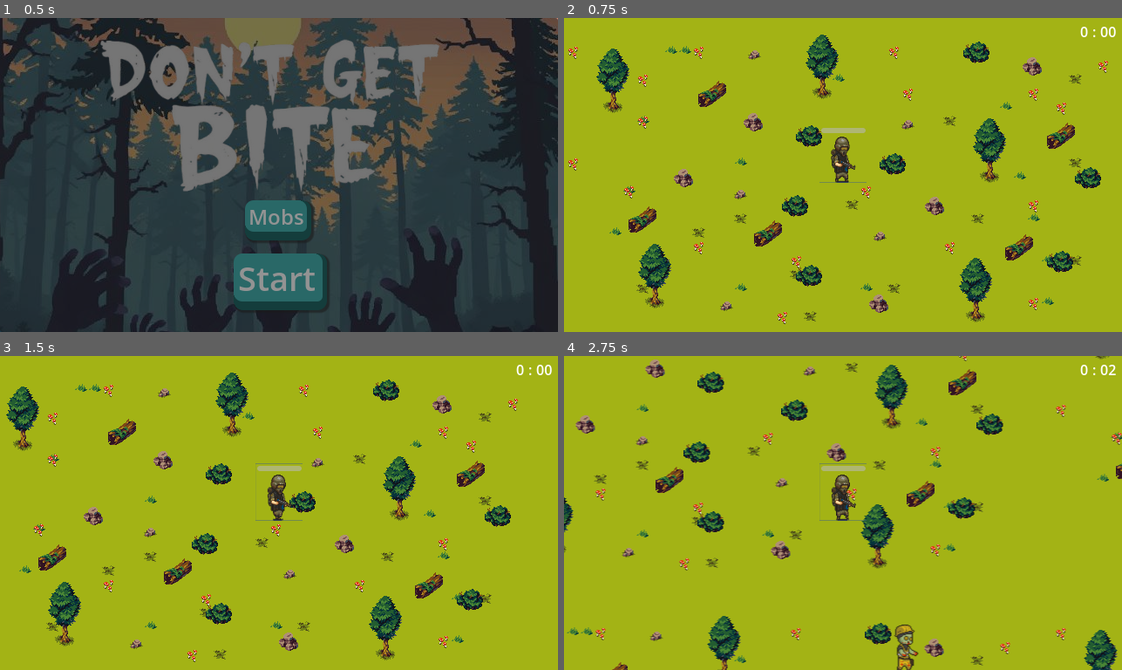
Above: before the commit, frames 1-4 (two rows, left to right).
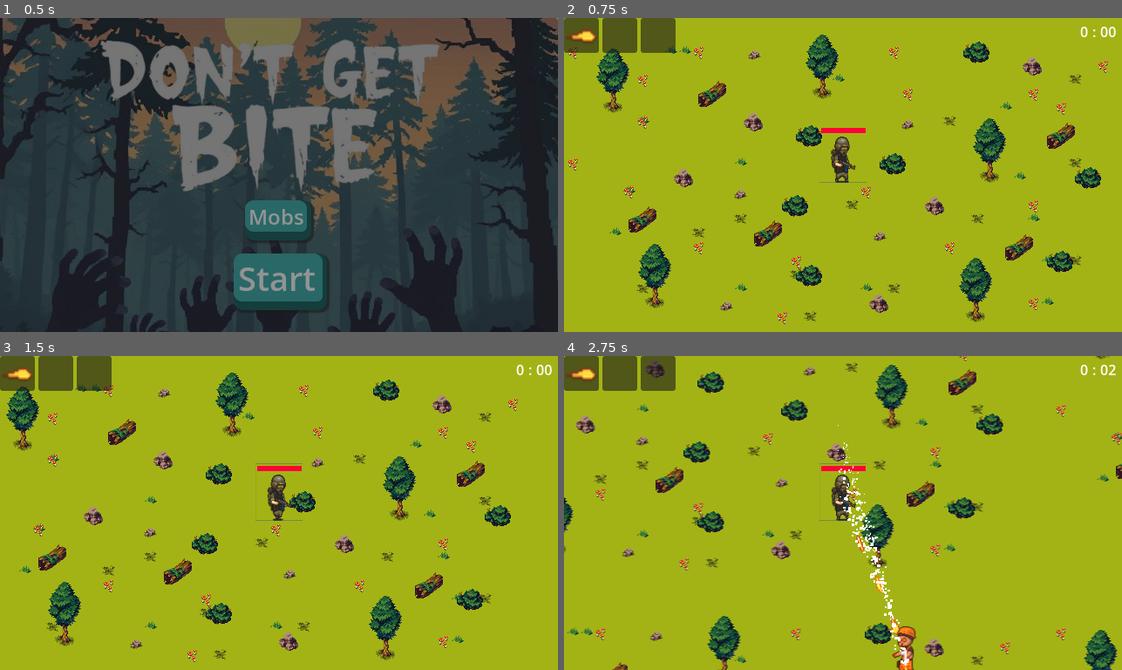
Above: after the commit, the same moments.

Repository: AlvaroNegrin/Dont-get-bite-PGL
Game: Godot game, scene res://scenes/main_menu.tscn
Same seed, same stepped clock (60 frames per second), same inputs: the game is played once before the commit and once after it.
Inputs:
- Up to frame 1 (0.5 s): no input
- Up to frame 2 (0.75 s): click "Start" at 0.5 s
- Up to frame 3 (1.5 s): hold D (right) from 1.28 s (still down)
- Up to frame 4 (2.75 s): release D (right) at 2.03 s; hold S (down) from 2.03 s (still down)

Frame 1 is identical in both runs. In frame 2, 2.2% of the frame differs, in the area x 0-55%, y 0-37%; in frame 3, 2.2%; in frame 4, 3.2%, in the area x 0-64%, y 0-100%.

Commit message:
feat: Add projectile system and health and death system to the mobs

Diff:
--- a/components/mob/mob.gd
+++ b/components/mob/mob.gd
@@ -1,10 +1,20 @@
 extends CharacterBody2D
 
 @export var player_reference : CharacterBody2D
+@onready var mob_sprite : Sprite2D = $Sprite2D
+var damage_popup_node = preload("res://scenes/damage.tscn")
 var direction : Vector2
 const SPEED: float = 75
 var damage : float
 var knockback : Vector2
+var separation: float
+
+var health : float:
+	set(value):
+		health = value
+		if health <= 0:
+			queue_free()
+
 var elite : bool = false:
 	set(value):
 		elite = value
@@ -12,23 +22,56 @@
 			$Sprite2D.material = load("res://components/Shaders/rainbow.tres")
 			scale = Vector2(1.5,1.5)
 			damage = damage * 3
+			health = health * 3
 
 var type : Mob:
 	set (value):
 		type = value
 		$Sprite2D.texture = value.texture
 		damage = value.damage
+		health = value.health
+
+func _physics_process(delta: float) -> void:
+	check_separation(delta)
+	knockback_update(delta)
+	update_sprite_direction()
 
 
-func _physics_process(delta: float) -> void:
-	var separation = (player_reference.position - position).length()
+func check_separation(_delta):
+	separation = (player_reference.position - position).length()
 	if separation >= 500 and not elite:
 		queue_free()
+	if separation < player_reference.nearest_enemy_distance:
+		player_reference.nearest_enemy = self
 
-	velocity = (player_reference.position -position).normalized() * SPEED
+
+func knockback_update(delta):
+	direction = (player_reference.position -position).normalized() * SPEED
 	knockback = knockback.move_toward(Vector2.ZERO, 1)
-	velocity += knockback
+	velocity = direction + knockback
 	var collider = move_and_collide(velocity * delta)
 	if collider:
 		collider.get_collider().knockback = (collider.get_collider().global_position -
 		global_position).normalized() * 50
+
+func update_sprite_direction():
+	if direction.x > 0:
+		mob_sprite.flip_h = false
+	elif direction.x < 0:
+		mob_sprite.flip_h = true
+
+func damage_popup(amount):
+	var popup = damage_popup_node.instantiate()
+	popup.text = str(amount)
+	popup.position = position + Vector2(-50,-25)
+	get_tree().current_scene.add_child(popup)
+
+func take_damage(amount):
+
+	var tween = get_tree().create_tween()
+	tween.tween_property($Sprite2D, "modulate", Color(3, 0.25, 0.25), 0.2)
+	tween.chain().tween_property($Sprite2D, "modulate", Color(1, 1, 1), 0.2)
+	tween.bind_node(self)
+
+	damage_popup(amount)
+	health -= amount
--- a/components/player/player.gd
+++ b/components/player/player.gd
@@ -17,10 +17,19 @@
 		health = value
 		%Health.value = value
 
+var nearest_enemy : CharacterBody2D
+var nearest_enemy_distance : float = INF
+
 func _ready() -> void:
 	animated_sprite.play(current_animation)
 
 func _physics_process(delta: float) -> void:
+	if is_instance_valid(nearest_enemy):
+		nearest_enemy_distance = nearest_enemy.separation
+		print(nearest_enemy.name)
+	else:
+		nearest_enemy_distance = INF
+
 	velocity = Input.get_vector("left", "right", "up", "down") * speed
 	move_and_collide(velocity * delta)
 
@@ -44,7 +53,6 @@
 func _on_self_damage_body_entered(body: Node2D) -> void:
 	take_damage(body.damage)
 
-
 func _on_timer_timeout() -> void:
 	%Collision.set_deferred("disabled", true)
 	%Collision.set_deferred("disabled", false)
--- a/components/player/player.tscn
+++ b/components/player/player.tscn
@@ -1,7 +1,9 @@
-[gd_scene load_steps=41 format=3 uid="uid://bo6vxvviap1uk"]
+[gd_scene load_steps=45 format=3 uid="uid://bo6vxvviap1uk"]
 
 [ext_resource type="Script" path="res://components/player/player.gd" id="1_egr24"]
 [ext_resource type="Texture2D" uid="uid://8kjw7mus38lu" path="res://assets/sprites/Mobile - Dead Ahead Zombie Warfare - Spec-Ops.png" id="1_ng66o"]
+[ext_resource type="PackedScene" uid="uid://db3svj61o5tdv" path="res://scenes/slot.tscn" id="2_w8wcw"]
+[ext_resource type="Resource" uid="uid://dgde17a4yo1dg" path="res://resources/weapons/basic.tres" id="3_0dv4e"]
 
 [sub_resource type="AtlasTexture" id="AtlasTexture_lxw04"]
 atlas = ExtResource("1_ng66o")
@@ -275,8 +277,30 @@
 
 [sub_resource type="CircleShape2D" id="CircleShape2D_xilqy"]
 
+[sub_resource type="StyleBoxFlat" id="StyleBoxFlat_2dn0k"]
+bg_color = Color(1, 0, 0.215686, 1)
+
+[sub_resource type="Theme" id="Theme_cp8dp"]
+ProgressBar/styles/fill = SubResource("StyleBoxFlat_2dn0k")
+
 [node name="Player" type="CharacterBody2D"]
 script = ExtResource("1_egr24")
+
+[node name="UI" type="CanvasLayer" parent="."]
+
+[node name="Weapons" type="HBoxContainer" parent="UI"]
+offset_right = 40.0
+offset_bottom = 40.0
+
+[node name="Slot" parent="UI/Weapons" instance=ExtResource("2_w8wcw")]
+layout_mode = 2
+weapon = ExtResource("3_0dv4e")
+
+[node name="Slot2" parent="UI/Weapons" instance=ExtResource("2_w8wcw")]
+layout_mode = 2
+
+[node name="Slot3" parent="UI/Weapons" instance=ExtResource("2_w8wcw")]
+layout_mode = 2
 
 [node name="AnimatedPlayerSprite2D" type="AnimatedSprite2D" parent="."]
 position = Vector2(1.19209e-07, -24)
@@ -303,6 +327,7 @@
 offset_top = -54.0
 offset_right = 26.0
 offset_bottom = -48.0
+theme = SubResource("Theme_cp8dp")
 value = 100.0
 show_percentage = false
 
--- a/resources/builder.tres
+++ b/resources/builder.tres
@@ -7,5 +7,5 @@
 script = ExtResource("1_lsm2g")
 title = "Builder"
 texture = ExtResource("2_aplr4")
-health = 0.0
+health = 3.0
 damage = 1.0
--- a/resources/firefighter.tres
+++ b/resources/firefighter.tres
@@ -7,5 +7,5 @@
 script = ExtResource("1_k0b0l")
 title = "firefighter"
 texture = ExtResource("2_qglr4")
-health = 0.0
+health = 3.0
 damage = 3.0
--- a/resources/necromancer.tres
+++ b/resources/necromancer.tres
@@ -7,5 +7,5 @@
 script = ExtResource("1_0yur0")
 title = "necromancer"
 texture = ExtResource("2_kvc0m")
-health = 0.0
+health = 3.0
 damage = 9.0
--- a/resources/offal.tres
+++ b/resources/offal.tres
@@ -7,5 +7,5 @@
 script = ExtResource("1_lyguo")
 title = "offal"
 texture = ExtResource("2_hujji")
-health = 0.0
+health = 3.0
 damage = 7.0
--- a/resources/pooch.tres
+++ b/resources/pooch.tres
@@ -7,5 +7,5 @@
 script = ExtResource("1_b7axg")
 title = "pooch"
 texture = ExtResource("2_k8tgd")
-health = 0.0
+health = 3.0
 damage = 5.0
--- /dev/null
+++ b/resources/weapons/basic.tres
@@ -0,0 +1,14 @@
+[gd_resource type="Resource" script_class="SingleShot" load_steps=4 format=3 uid="uid://dgde17a4yo1dg"]
+
+[ext_resource type="PackedScene" uid="uid://cjpj33cdi4o06" path="res://scenes/projectile.tscn" id="1_q4300"]
+[ext_resource type="Script" path="res://scenes/SingleShot.gd" id="2_oi7k7"]
+[ext_resource type="Texture2D" uid="uid://cax0pp0dif1m7" path="res://assets/reso/basic.PNG" id="3_8lg7q"]
+
+[resource]
+script = ExtResource("2_oi7k7")
+title = ""
+texture = ExtResource("3_8lg7q")
+damage = 1.0
+cooldown = 0.2
+speed = 400.0
+projectile_node = ExtResource("1_q4300")
--- /dev/null
+++ b/scenes/SingleShot.gd
@@ -0,0 +1,20 @@
+extends Weapon
+class_name SingleShot
+
+func shoot(source, target, scene_tree):
+	print("Nombre del objetivo ", target)
+	if target == null:
+		return
+
+	var projectile = projectile_node.instantiate()
+
+	projectile.position = source.position
+	projectile.damage = damage
+	projectile.speed = speed
+	projectile.direction = (target.position - source.position).normalized()
+
+	scene_tree.current_scene.add_child(projectile)
+
+func activate(source, target, scene_tree):
+	print("hola")
+	shoot(source, target, scene_tree)
--- /dev/null
+++ b/scenes/Weapon.gd
@@ -0,0 +1,14 @@
+extends Resource
+class_name Weapon
+
+@export var title : String
+@export var texture : Texture2D
+
+@export var damage : float
+@export var cooldown : float
+@export var speed : float
+
+@export var projectile_node : PackedScene = preload("res://scenes/projectile.tscn")
+
+func activate(_source, _target, _scene_tree):
+	pass
--- /dev/null
+++ b/scenes/damage.gd
@@ -0,0 +1,11 @@
+extends Label
+
+func _ready() -> void:
+	pop()
+
+func pop():
+	var tween = get_tree().create_tween()
+	tween.tween_property(self, "scale", Vector2(2,2), 0.1)
+	tween.chain().tween_property(self, "scale", Vector2(1,1), 0.1)
+	await tween.finished
+	queue_free()
--- /dev/null
+++ b/scenes/damage.tscn
@@ -0,0 +1,14 @@
+[gd_scene load_steps=2 format=3 uid="uid://utt7iasil6n1"]
+
+[ext_resource type="Script" path="res://scenes/damage.gd" id="1_b1anq"]
+
+[node name="Damage" type="Label"]
+offset_left = -50.0
+offset_top = -12.0
+offset_right = 50.0
+offset_bottom = 12.0
+pivot_offset = Vector2(50, 12)
+text = "0"
+horizontal_alignment = 1
+vertical_alignment = 1
+script = ExtResource("1_b1anq")
--- /dev/null
+++ b/scenes/projectile.gd
@@ -0,0 +1,26 @@
+extends Area2D
+
+@onready var animated_sprite : AnimatedSprite2D = $AnimatedSprite2D
+
+
+var direction : Vector2 = Vector2.RIGHT
+var speed : float = 200
+var damage : float = 1
+
+var current_animation = "shot"
+
+
+func _ready() -> void:
+	animated_sprite.play(current_animation)
+
+func _physics_process(delta: float) -> void:
+	position += direction * speed * delta
+	rotation = direction.angle()
+
+func _on_body_entered(body: Node2D) -> void:
+	if body.has_method("take_damage"):
+		body.take_damage(damage)
+		body.knockback = direction * 45
+
+func _on_visible_on_screen_notifier_2d_screen_exited() -> void:
+	queue_free()
--- /dev/null
+++ b/scenes/projectile.tscn
@@ -0,0 +1,89 @@
+[gd_scene load_steps=12 format=3 uid="uid://cjpj33cdi4o06"]
+
+[ext_resource type="Script" path="res://scenes/projectile.gd" id="1_wmjwj"]
+[ext_resource type="Texture2D" uid="uid://rwh13tdq8tj3" path="res://assets/sprites/All_Fire_Bullet_Pixel_16x16_00.png" id="2_wmoc6"]
+
+[sub_resource type="AtlasTexture" id="AtlasTexture_ppqfq"]
+atlas = ExtResource("2_wmoc6")
+region = Rect2(256, 144, 16, 16)
+
+[sub_resource type="AtlasTexture" id="AtlasTexture_p3f5x"]
+atlas = ExtResource("2_wmoc6")
+region = Rect2(272, 144, 16, 16)
+
+[sub_resource type="AtlasTexture" id="AtlasTexture_cynxa"]
+atlas = ExtResource("2_wmoc6")
+region = Rect2(288, 144, 16, 16)
+
+[sub_resource type="AtlasTexture" id="AtlasTexture_k12q5"]
+atlas = ExtResource("2_wmoc6")
+region = Rect2(304, 144, 16, 16)
+
+[sub_resource type="SpriteFrames" id="SpriteFrames_puhiy"]
+animations = [{
+"frames": [{
+"duration": 1.0,
+"texture": SubResource("AtlasTexture_ppqfq")
+}, {
+"duration": 1.0,
+"texture": SubResource("AtlasTexture_p3f5x")
+}, {
+"duration": 1.0,
+"texture": SubResource("AtlasTexture_cynxa")
+}, {
+"duration": 1.0,
+"texture": SubResource("AtlasTexture_k12q5")
+}],
+"loop": true,
+"name": &"shot",
+"speed": 5.0
+}]
+
+[sub_resource type="RectangleShape2D" id="RectangleShape2D_fraq6"]
+size = Vector2(20, 5)
+
+[sub_resource type="Curve" id="Curve_ufvmw"]
+_data = [Vector2(0, 1), 0.0, 0.0, 0, 0, Vector2(1, 0), 0.0, 0.0, 0, 0]
+point_count = 2
+
+[sub_resource type="CurveTexture" id="CurveTexture_yehpd"]
+curve = SubResource("Curve_ufvmw")
+
+[sub_resource type="ParticleProcessMaterial" id="ParticleProcessMaterial_8rir8"]
+particle_flag_disable_z = true
+emission_shape = 1
+emission_sphere_radius = 8.0
+direction = Vector3(0, 1, 0)
+initial_velocity_min = -10.0
+initial_velocity_max = 10.0
+gravity = Vector3(0, 0, 0)
+scale_min = 2.0
+scale_max = 3.0
+scale_curve = SubResource("CurveTexture_yehpd")
+turbulence_enabled = true
+turbulence_influence_max = 0.282
+
+[node name="Projectile" type="Area2D"]
+collision_layer = 0
+collision_mask = 2
+script = ExtResource("1_wmjwj")
+
+[node name="AnimatedSprite2D" type="AnimatedSprite2D" parent="."]
+scale = Vector2(1.5, 1.5)
+sprite_frames = SubResource("SpriteFrames_puhiy")
+animation = &"shot"
+frame = 2
+frame_progress = 0.210786
+
+[node name="CollisionShape2D" type="CollisionShape2D" parent="."]
+position = Vector2(0, 0.5)
+shape = SubResource("RectangleShape2D_fraq6")
+
+[node name="VisibleOnScreenNotifier2D" type="VisibleOnScreenNotifier2D" parent="."]
+
+[node name="GPUParticles2D" type="GPUParticles2D" parent="."]
+amount = 200
+process_material = SubResource("ParticleProcessMaterial_8rir8")
+
+[connection signal="body_entered" from="." to="." method="_on_body_entered"]
+[connection signal="screen_exited" from="VisibleOnScreenNotifier2D" to="." method="_on_visible_on_screen_notifier_2d_screen_exited"]
--- /dev/null
+++ b/scenes/slot.gd
@@ -0,0 +1,15 @@
+extends PanelContainer
+
+@export var weapon : Weapon:
+	set(value):
+		weapon = value
+		$TextureRect.texture = value.texture
+		$Cooldown.wait_time = value.cooldown
+
+
+func _on_cooldown_timeout() -> void:
+	print("La bala es: ", weapon)
+	if weapon:
+		$Cooldown.wait_time = weapon.cooldown
+		print("timer weapon")
+		weapon.activate(owner, owner.nearest_enemy, get_tree())
--- /dev/null
+++ b/scenes/slot.tscn
@@ -0,0 +1,19 @@
+[gd_scene load_steps=2 format=3 uid="uid://db3svj61o5tdv"]
+
+[ext_resource type="Script" path="res://scenes/slot.gd" id="1_w72yl"]
+
+[node name="Slot" type="PanelContainer"]
+offset_right = 40.0
+offset_bottom = 40.0
+script = ExtResource("1_w72yl")
+
+[node name="TextureRect" type="TextureRect" parent="."]
+custom_minimum_size = Vector2(40, 40)
+layout_mode = 2
+expand_mode = 1
+stretch_mode = 5
+
+[node name="Cooldown" type="Timer" parent="."]
+autostart = true
+
+[connection signal="timeout" from="Cooldown" to="." method="_on_cooldown_timeout"]
--- /dev/null
+++ b/scenes/test_scene.gd
@@ -0,0 +1,12 @@
+extends Node2D
+
+@onready var music_player = $AudioStreamPlayer2D
+
+# Called when the node enters the scene tree for the first time.
+func _ready() -> void:
+	music_player.play()
+
+
+# Called every frame. 'delta' is the elapsed time since the previous frame.
+func _process(delta: float) -> void:
+	pass
--- a/scenes/test_scene.tscn
+++ b/scenes/test_scene.tscn
@@ -1,9 +1,11 @@
-[gd_scene load_steps=9 format=4 uid="uid://dhvsq1dyuw8su"]
+[gd_scene load_steps=11 format=4 uid="uid://dhvsq1dyuw8su"]
 
+[ext_resource type="Script" path="res://scenes/test_scene.gd" id="1_7v2d5"]
 [ext_resource type="PackedScene" uid="uid://bo6vxvviap1uk" path="res://components/player/player.tscn" id="1_7xgto"]
 [ext_resource type="Texture2D" uid="uid://dyxe8irf3fkw5" path="res://assets/images/TopDownFantasy-Forest/Tiles/Tileset.png" id="1_wsp4v"]
 [ext_resource type="Texture2D" uid="uid://pru7lhwdcaqf" path="res://assets/images/TopDownFantasy-Forest/Decorations/Decorations.png" id="2_ncru3"]
 [ext_resource type="PackedScene" uid="uid://cvp1c3snngoa6" path="res://scenes/spawner.tscn" id="2_ri1f1"]
+[ext_resource type="AudioStream" uid="uid://gy1s6mmki3dm" path="res://assets/sounds/Dethklok - I Ejaculate Fire (Instrumental).mp3" id="5_mr23y"]
 
 [sub_resource type="TileSetAtlasSource" id="TileSetAtlasSource_n80cm"]
 texture = ExtResource("1_wsp4v")
@@ -124,6 +126,7 @@
 sources/3 = SubResource("TileSetAtlasSource_qckk0")
 
 [node name="TestScene" type="Node2D"]
+script = ExtResource("1_7v2d5")
 
 [node name="Parallax2D" type="Parallax2D" parent="."]
 repeat_size = Vector2(672, 384)
@@ -136,8 +139,12 @@
 tile_map_data = PackedByteArray("AAAFAA4AAwAFAAIAAAAKAAUAAwAFAAIAAAAOAA8AAwAFAAIAAAAgABAAAwAFAAIAAAAjAAgAAwAFAAIAAAAeAA …(640 unchanged characters)…
 tile_set = SubResource("TileSet_6cxyu")
 
+[node name="Spawner" parent="." node_paths=PackedStringArray("player") instance=ExtResource("2_ri1f1")]
+player = NodePath("../Player")
+
 [node name="Player" parent="." instance=ExtResource("1_7xgto")]
 position = Vector2(318, 180)
 
-[node name="Spawner" parent="." node_paths=PackedStringArray("player") instance=ExtResource("2_ri1f1")]
-player = NodePath("../Player")
+[node name="AudioStreamPlayer2D" type="AudioStreamPlayer2D" parent="."]
+stream = ExtResource("5_mr23y")
+autoplay = true
Binary file added: assets/reso/basic.PNG
Not shown, added: assets/reso/basic.PNG.import
Not shown, added: assets/sounds/Dethklok - I Ejaculate Fire (Instrumental).mp3.import
Not shown, added: assets/sounds/Dethklok - I Ejaculate Fire (Instrumental).mp3
